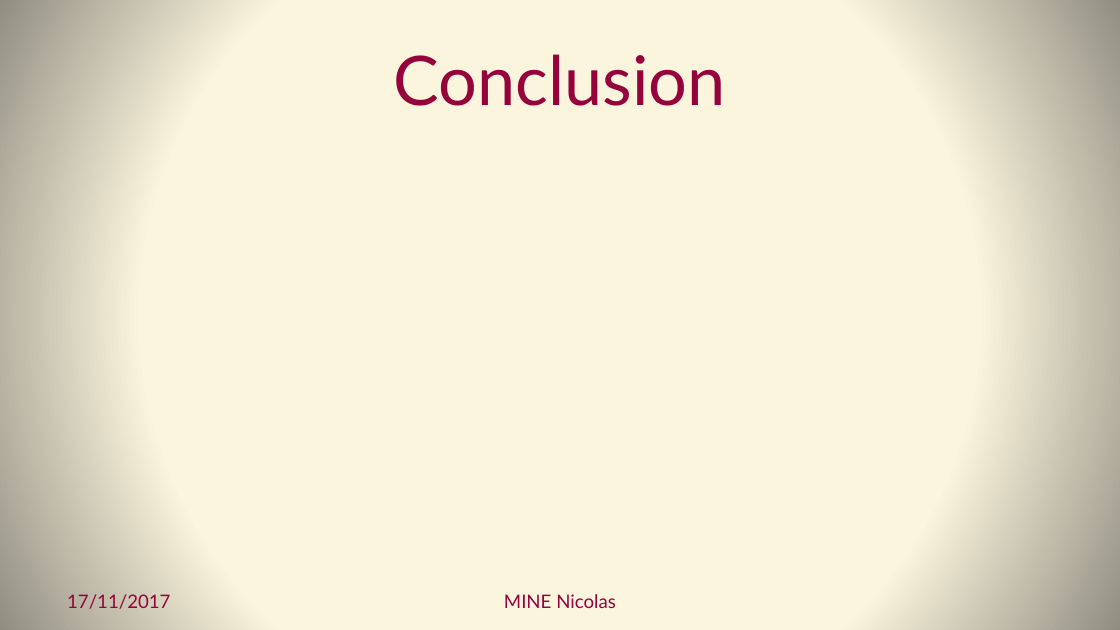
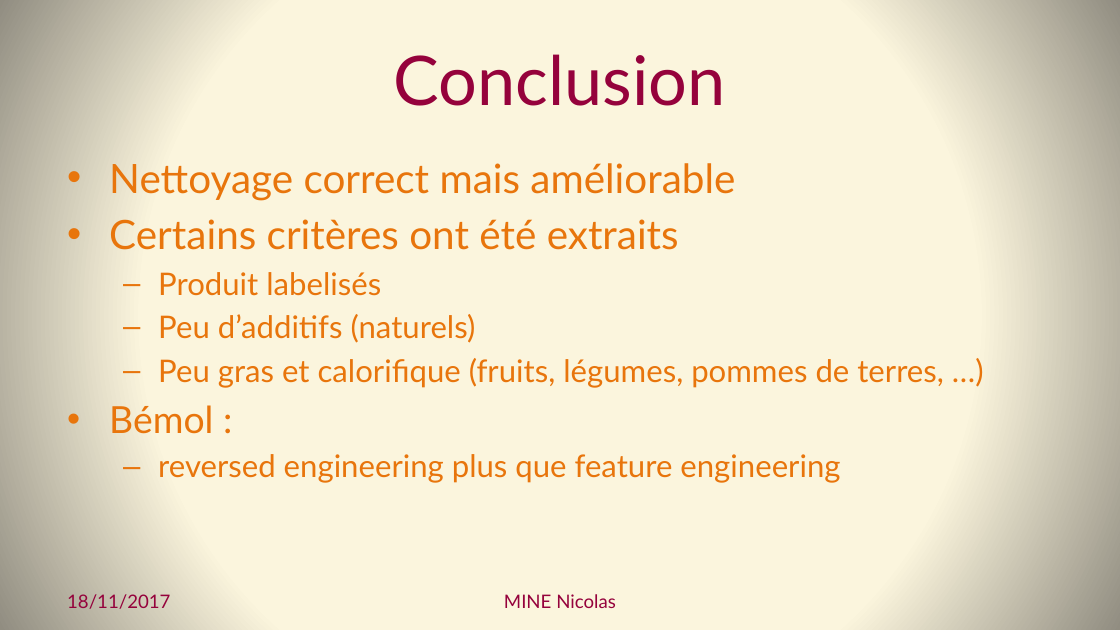
Before and after one commit to Coni63/OC_DS, a slide deck: slide 21 of Projet 2 - donnees nutritionnelles/Presentation-Projet_2.pptx (slide 13 before the commit). Drawn at 1120x630 pixels with LibreOffice and Linux fonts; fonts in the diff are those of the drawing. Boxes give left, top, right and bottom in pixels: in the first picture for what was removed or moved away, otherwise in the second. Text is boxed around its words. In the diff, an @@ line names an element or a change of style, - is before the commit and + after.

```diff
--- a/Projet 2 - donnees nutritionnelles/Presentation-Projet_2.pptx
+++ b/Projet 2 - donnees nutritionnelles/Presentation-Projet_2.pptx
@@ text added at (x1=109, y1=163, x2=944, y2=483), 20 pt, text #E8750C @@
+• Nettoyage correct mais améliorable
+• Certains critères ont été extraits
+  – Produit labelisés
+  – Peu d’additifs (naturels)
+  – Peu gras et calorifique (fruits, légumes, pommes de terres, …)
+• Bémol :
+  – reversed engineering plus que feature engineering
@@ text at (x1=67, y1=594, x2=170, y2=609): text changed @@
-17/11/2017
+18/11/2017
```
Also in this commit, not shown: 12 other slides changed, 9 slides added, 21 other files.
